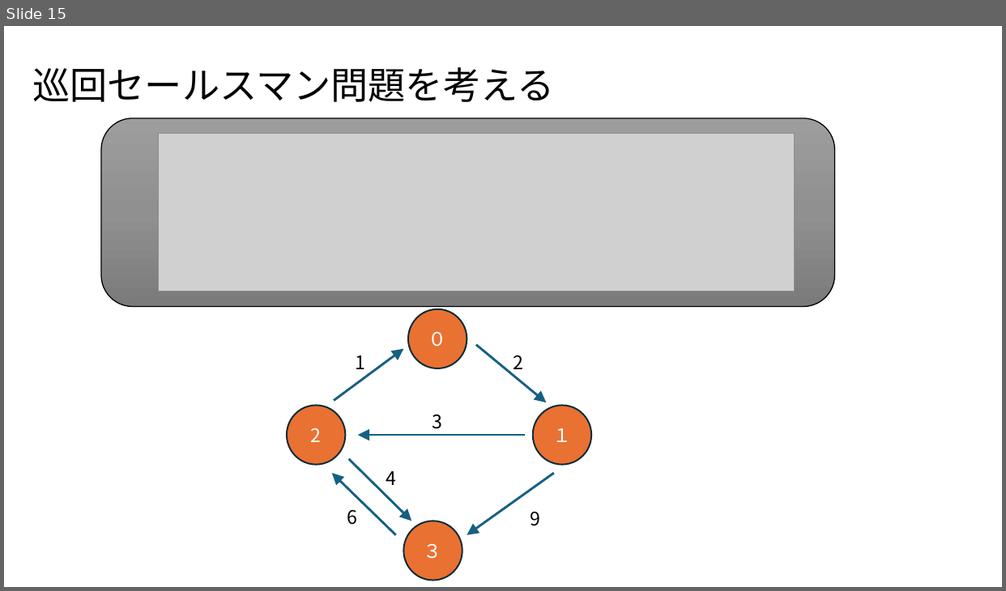
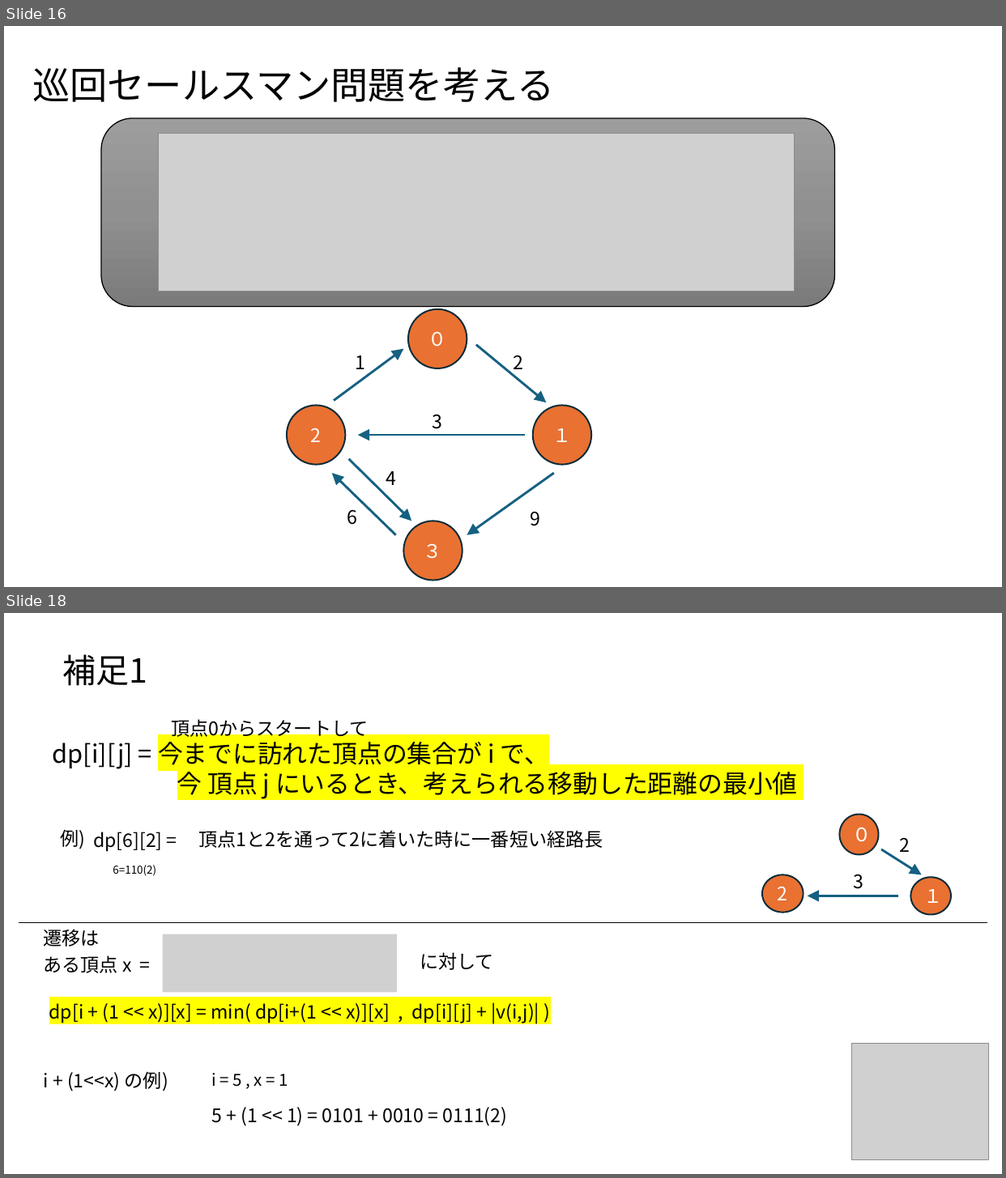
Before and after one commit to triC-tmu/workshop_2024, a slide deck: 20240331_bit全探索_bitDP/bit全探索_bitDP.pptx. Shown one above the other, each under a label of ours: slide 15 before the commit, slides 16 and 18 after it; the slides between them are not shown. The pictures are 1006x591 and 1006x1178 pixels, drawn with LibreOffice and Linux fonts; fonts in the diff are those of the drawing; grey boxes stand for pictures. Boxes give left, top, right and bottom in pixels: in the first picture for what was removed or moved away, otherwise in the second. Text is boxed around its words. In the diff, an @@ line names an element or a change of style, - is before the commit and + after.

```diff
--- a/20240331_bit全探索_bitDP/bit全探索_bitDP.pptx
+++ b/20240331_bit全探索_bitDP/bit全探索_bitDP.pptx
@@ slide 18 added at <box>4,613,1002,1174</box>, background #FFFFFF @@
@@ text added at <box>62,654,147,686</box>, 32 pt, text #000000 @@
+補足1
@@ text added at <box>172,719,368,740</box>, 18 pt, text #000000 @@
+頂点0からスタートして
@@ text added at <box>53,742,798,799</box>, 24 pt, text #000000 @@
+dp[i][j] = 今までに訪れた頂点の集合が i で、
+今 頂点 j にいるとき、考えられる移動した距離の最小値
@@ text added at <box>61,830,86,850</box>, 18 pt, text #000000 @@
+例)
@@ text added at <box>198,830,603,848</box>, 18 pt, text #000000 @@
+頂点1と2を通って2に着いた時に一番短い経路長
@@ ellipse added at <box>839,815,879,855</box>, fill #E97132, outline #092A39 1.5 pt, 18 pt, text #FFFFFF @@
+０
@@ text added at <box>93,832,162,851</box>, 18 pt, text #000000 @@
+dp[6][2] =
@@ arrow added from (881, 850) to (922, 875), #156082 2.25 pt @@
@@ text added at <box>900,837,910,852</box>, 18 pt, text #000000 @@
+2
@@ text added at <box>113,865,156,876</box>, 10.5 pt, text #000000 @@
+6=110(2)
@@ ellipse added at <box>762,875,803,913</box>, fill #E97132, outline #092A39 1.5 pt, 18 pt, text #FFFFFF @@
+2
@@ text added at <box>854,874,864,889</box>, 18 pt, text #000000 @@
+3
@@ ellipse added at <box>910,877,951,914</box>, fill #E97132, outline #092A39 1.5 pt, 18 pt, text #FFFFFF @@
+１
@@ arrow added from (898, 896) to (808, 896), #156082 2.25 pt @@
@@ line added from (19, 923) to (987, 923), #000000 1 pt @@
@@ text added at <box>44,929,100,947</box>, 18 pt, text #000000 @@
+遷移は
@@ picture added at <box>163,934,397,993</box> @@
@@ text added at <box>420,952,494,970</box>, 18 pt, text #000000 @@
+に対して
@@ text added at <box>44,956,132,973</box>, 18 pt, text #000000 @@
+ある頂点 x =
@@ text added at <box>49,1003,539,1023</box>, 18 pt, text #000000 @@
+dp[i + (1 << x)][x] = min( dp[i+(1 << x)][x] , dp[i][j] + |v(i,j)| )
@@ picture added at <box>852,1044,988,1161</box> @@
@@ text added at <box>44,1072,168,1092</box>, 18 pt, text #000000 @@
+i + (1<<x) の例)
@@ text added at <box>211,1073,288,1087</box>, 16 pt, text #000000 @@
+i = 5 , x = 1
@@ text added at <box>212,1107,508,1127</box>, 18 pt, text #000000 @@
+5 + (1 << 1) = 0101 + 0010 = 0111(2)
@@ what was slide 15 is now slide 16 @@
```
Also in this commit, not shown: 6 slides changed, 19 other slides added, 1 other file.
